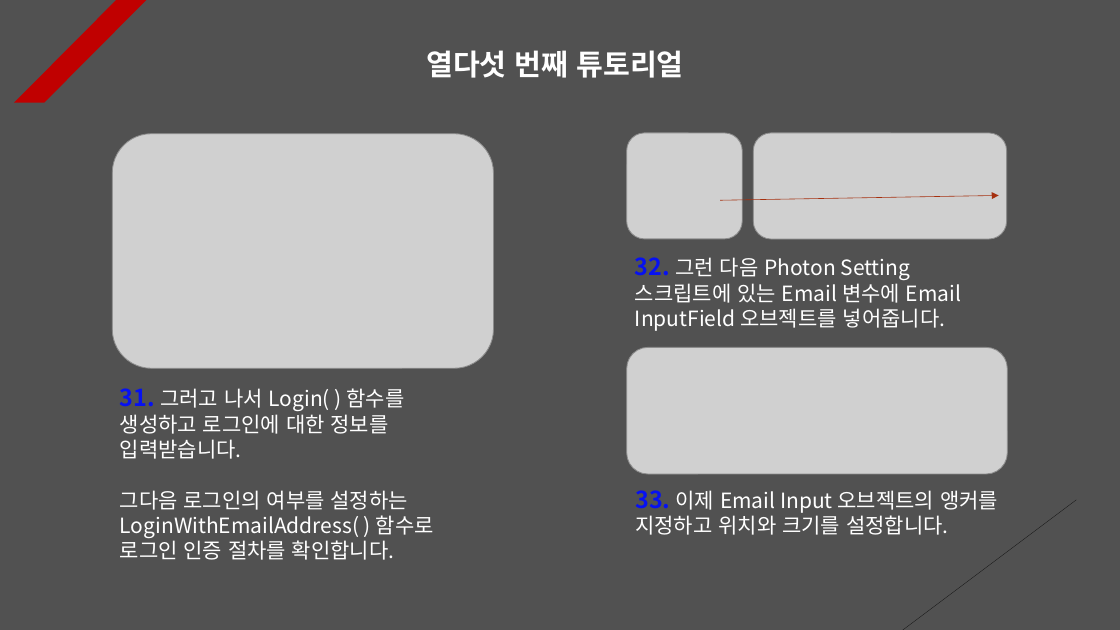
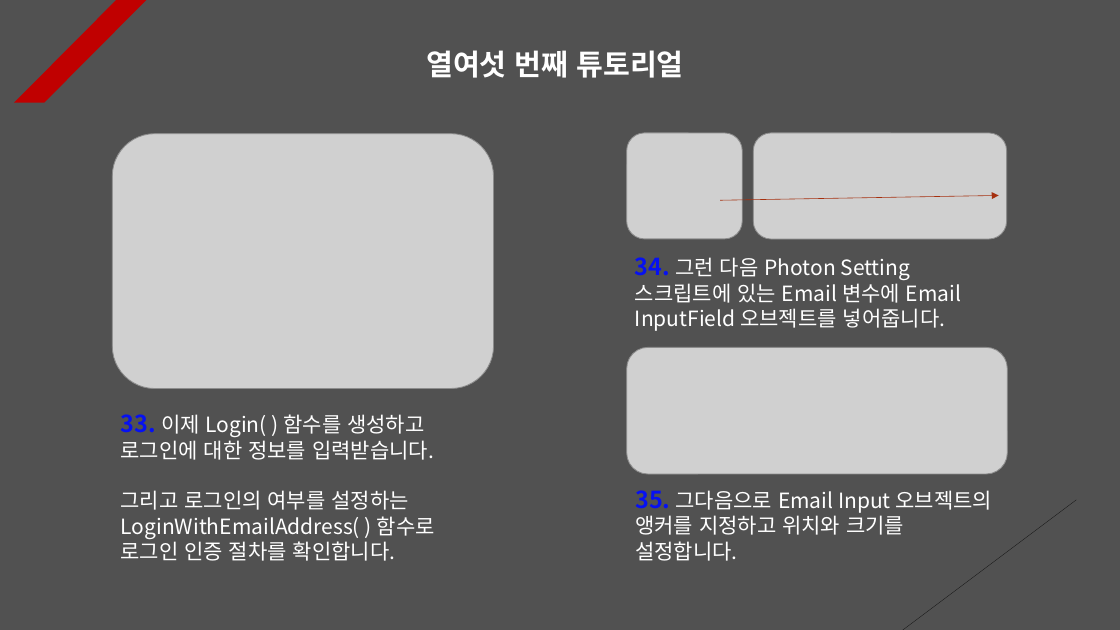
Before and after one commit to Unity2033/3D-UnityEngine, a slide deck: slide 16 of Assets/Class/Photon Server/PPT Data/Photon PlayFab.pptx (slide 15 before the commit). Drawn at 1120x630 pixels with LibreOffice and Linux fonts; fonts in the diff are those of the drawing; grey boxes stand for pictures. Boxes give left, top, right and bottom in pixels: in the first picture for what was removed or moved away, otherwise in the second. Text is boxed around its words. In the diff, an @@ line names an element or a change of style, - is before the commit and + after.

Commit message:
Photon Server PPT Data Update
- Add resource data

```diff
--- a/Assets/Class/Photon Server/PPT Data/Photon PlayFab.pptx
+++ b/Assets/Class/Photon Server/PPT Data/Photon PlayFab.pptx
@@ text at <box>426,50,684,78</box>: text changed @@
-열다섯 번째 튜토리얼
+열여섯 번째 튜토리얼
@@ picture: place and size @@
-picture at <box>113,134,494,368</box>
+picture at <box>113,134,494,388</box>
@@ text at <box>635,257,961,331</box>: text changed @@
-32. 그런 다음 Photon Setting 스크립트에 있는 Email 변수에 Email InputField 오브젝트를 넣어줍니다.
+34. 그런 다음 Photon Setting 스크립트에 있는 Email 변수에 Email InputField 오브젝트를 넣어줍니다.
@@ text at <box>121,414,435,561</box>: text changed @@
-31. 그러고 나서 Login( ) 함수를 생성하고 로그인에 대한 정보를 입력받습니다.
-그다음 로그인의 여부를 설정하는 LoginWithEmailAddress( ) 함수로 로그인 인증 절차를 확인합니다.
+33. 이제 Login( ) 함수를 생성하고 로그인에 대한 정보를 입력받습니다.
+그리고 로그인의 여부를 설정하는 LoginWithEmailAddress( ) 함수로 로그인 인증 절차를 확인합니다.
@@ text at <box>635,490,993,561</box>: text changed @@
-33. 이제 Email Input 오브젝트의 앵커를 지정하고 위치와 크기를 설정합니다.
+35. 그다음으로 Email Input 오브젝트의 앵커를 지정하고 위치와 크기를 설정합니다.
```
Also in this commit, not shown: 9 other slides changed, 1 slide added, 12 other files.
